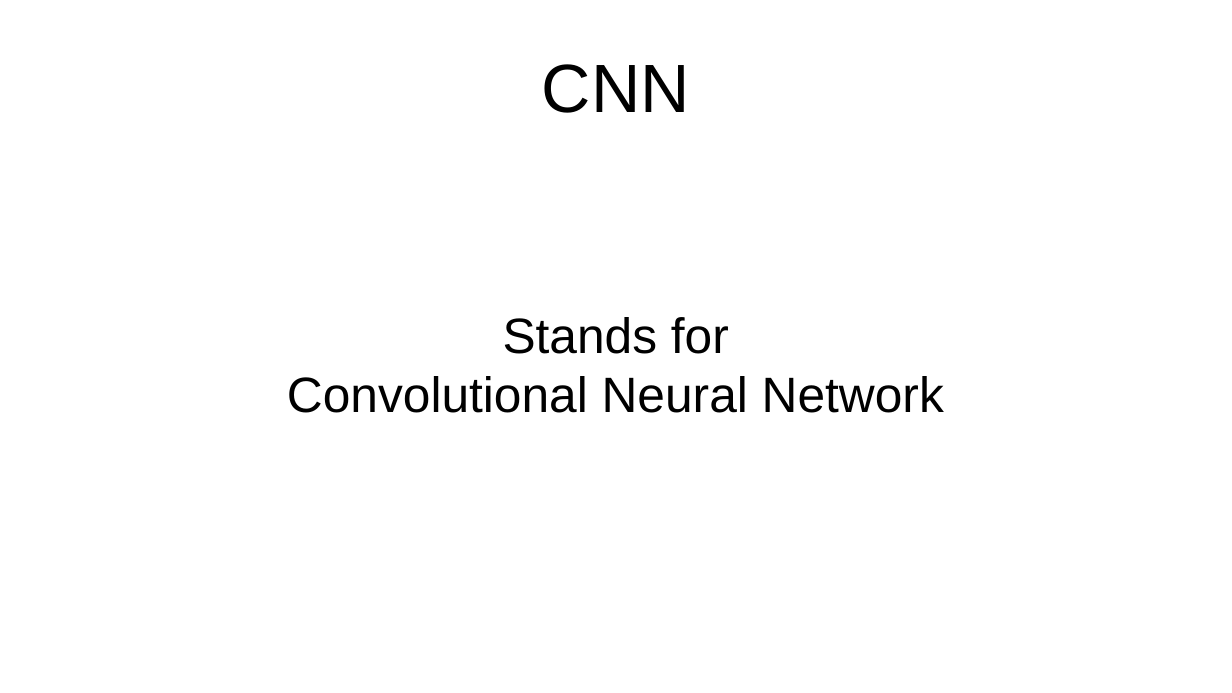
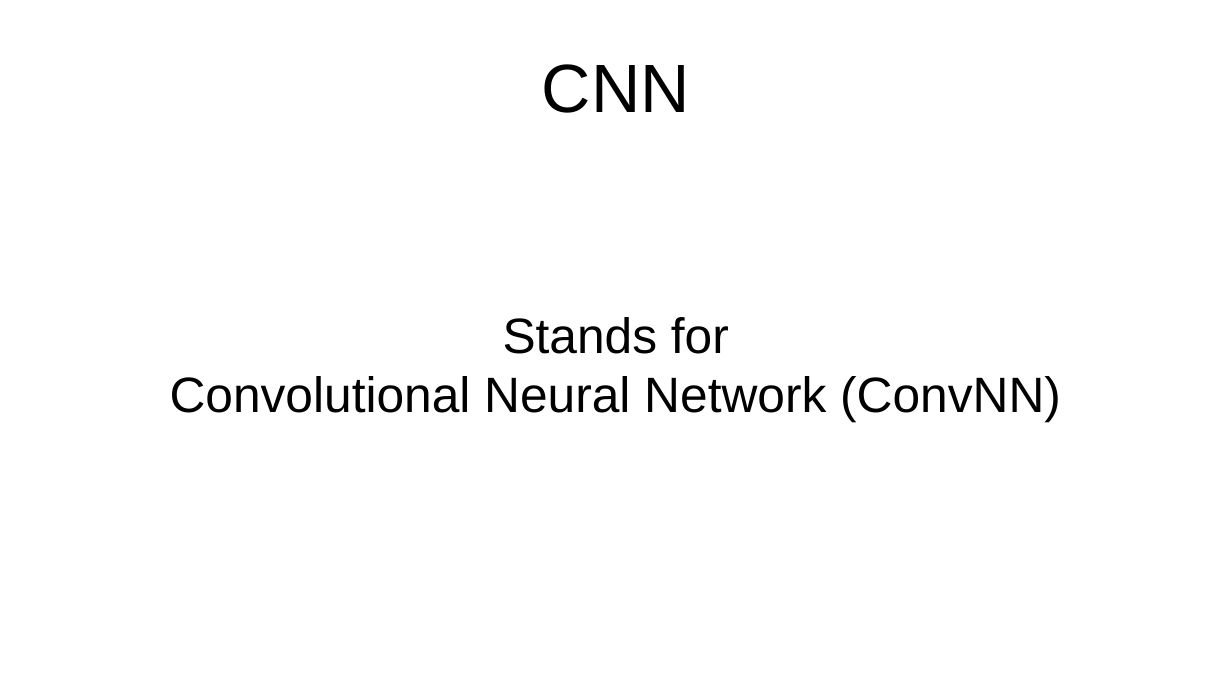
Before and after one commit to MoatasemGamal/ConvNN, a slide deck: slide 1 of CNN.odp. Drawn at 1232x693 pixels with LibreOffice and Linux fonts; fonts in the diff are those of the drawing. Boxes give left, top, right and bottom in pixels: in the first picture for what was removed or moved away, otherwise in the second. Text is boxed around its words. In the diff, an @@ line names an element or a change of style, - is before the commit and + after.

```diff
--- a/CNN.odp
+++ b/CNN.odp
@@ subtitle at (x1=170, y1=317, x2=1061, y2=422): text changed @@
-Stands for
-Convolutional Neural Network
+Stands for
+Convolutional Neural Network (ConvNN)
```
Also in this commit, not shown: 3 slides added.
